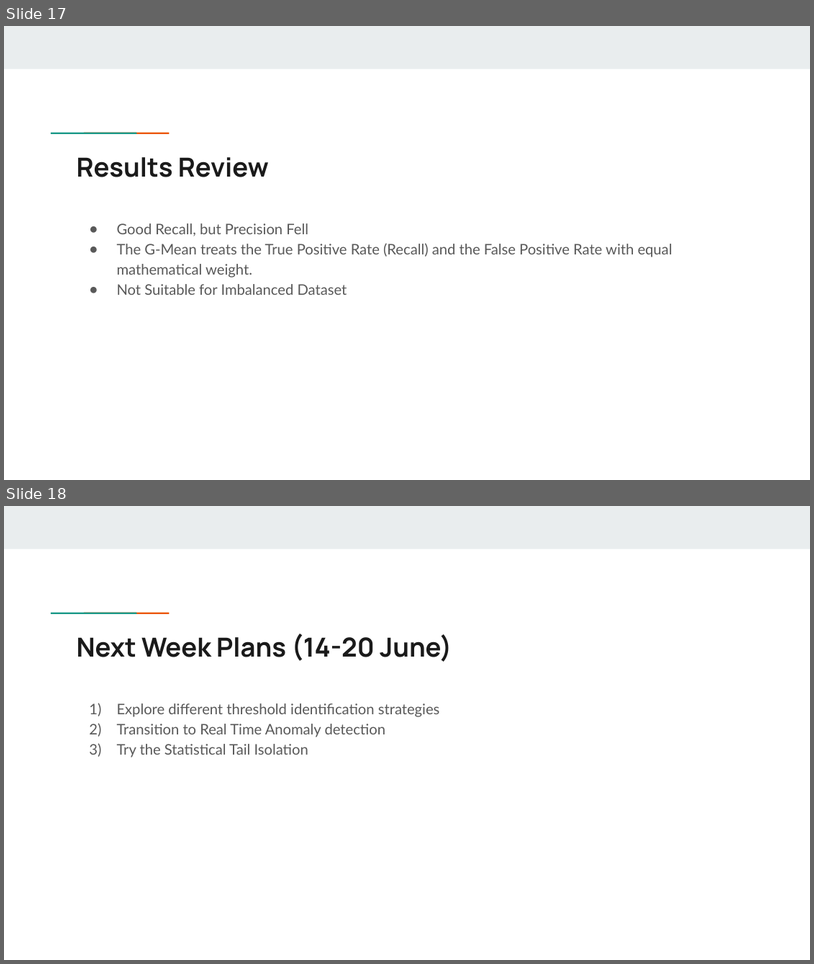
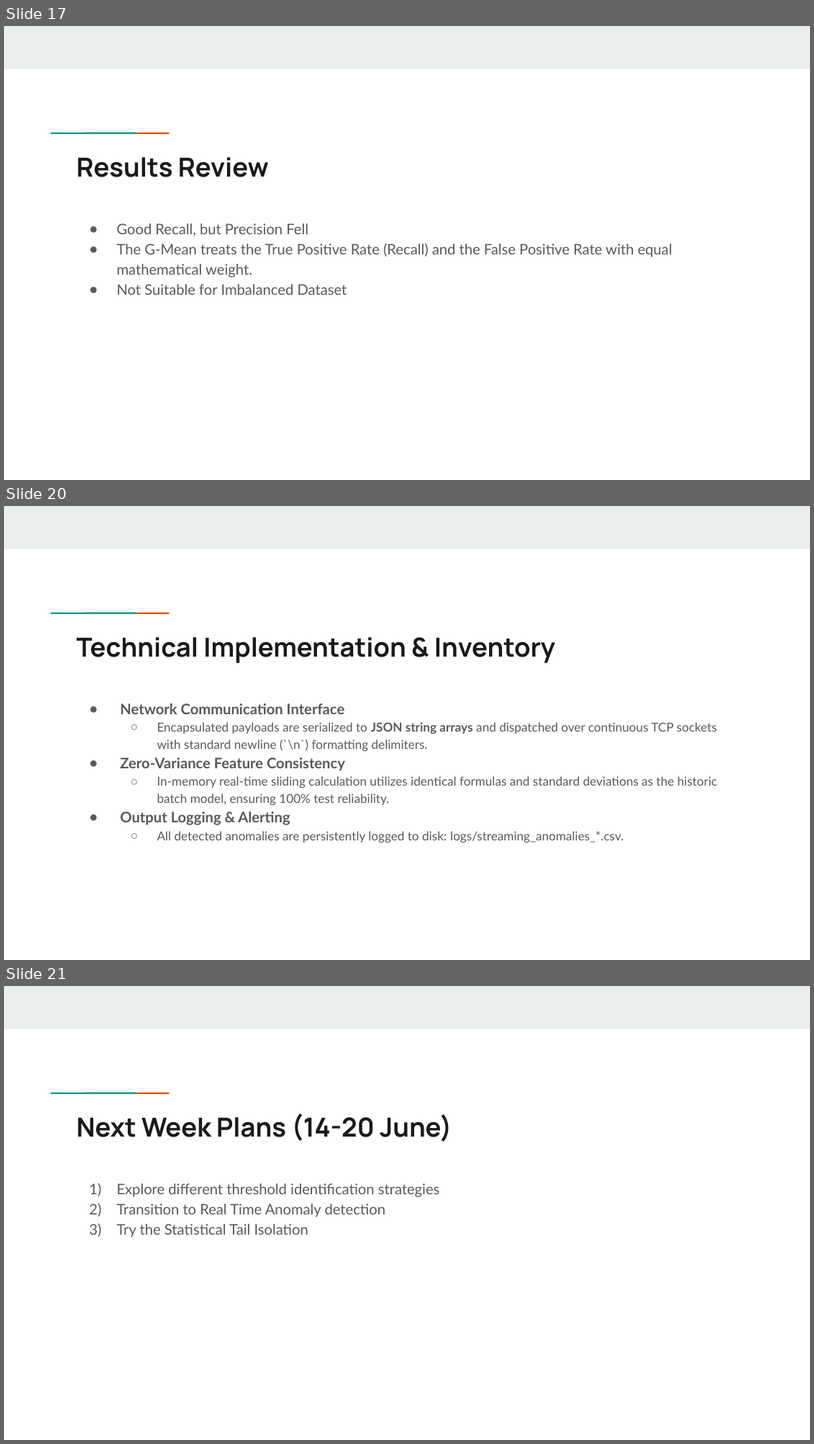
Before and after one commit to kudlamolka/Mtech_FYP, a slide deck: Presentation Slides/FYP Presentation.pptx. Shown one above the other, each under a label of ours: slides 17 and 18 before the commit, slides 17, 20 and 21 after it; the slides between them are not shown. The pictures are 814x964 and 814x1444 pixels, drawn with LibreOffice and Linux fonts; fonts in the diff are those of the drawing. Boxes give left, top, right and bottom in pixels: in the first picture for what was removed or moved away, otherwise in the second. Text is boxed around its words. In the diff, an @@ line names an element or a change of style, - is before the commit and + after.

```diff
--- a/Presentation Slides/FYP Presentation.pptx
+++ b/Presentation Slides/FYP Presentation.pptx
@@ slide 20 added at <box>4,506,810,960</box>, background #FFFFFF; not listed: 3 template elements that a slide beside it also shows @@
@@ title added at <box>77,637,556,663</box>, 23.4 pt, text #1A1A1A, bold @@
+Technical Implementation & Inventory
@@ text added at <box>120,703,718,842</box>, 11 pt, text #595959 @@
+● Network Communication Interface
+  ○ Encapsulated payloads are serialized to JSON string arrays and dispatched over continuous TCP sockets with standard newline (`\n`) formatting delimiters.
+● Zero-Variance Feature Consistency
+  ○ In-memory real-time sliding calculation utilizes identical formulas and standard deviations as the historic batch model, ensuring 100% test reliability.
+● Output Logging & Alerting
+  ○ All detected anomalies are persistently logged to disk: logs/streaming_anomalies_*.csv.
@@ what was slide 18 is now slide 21 @@
```
Also in this commit, not shown: 2 other slides added, 7 other files.
